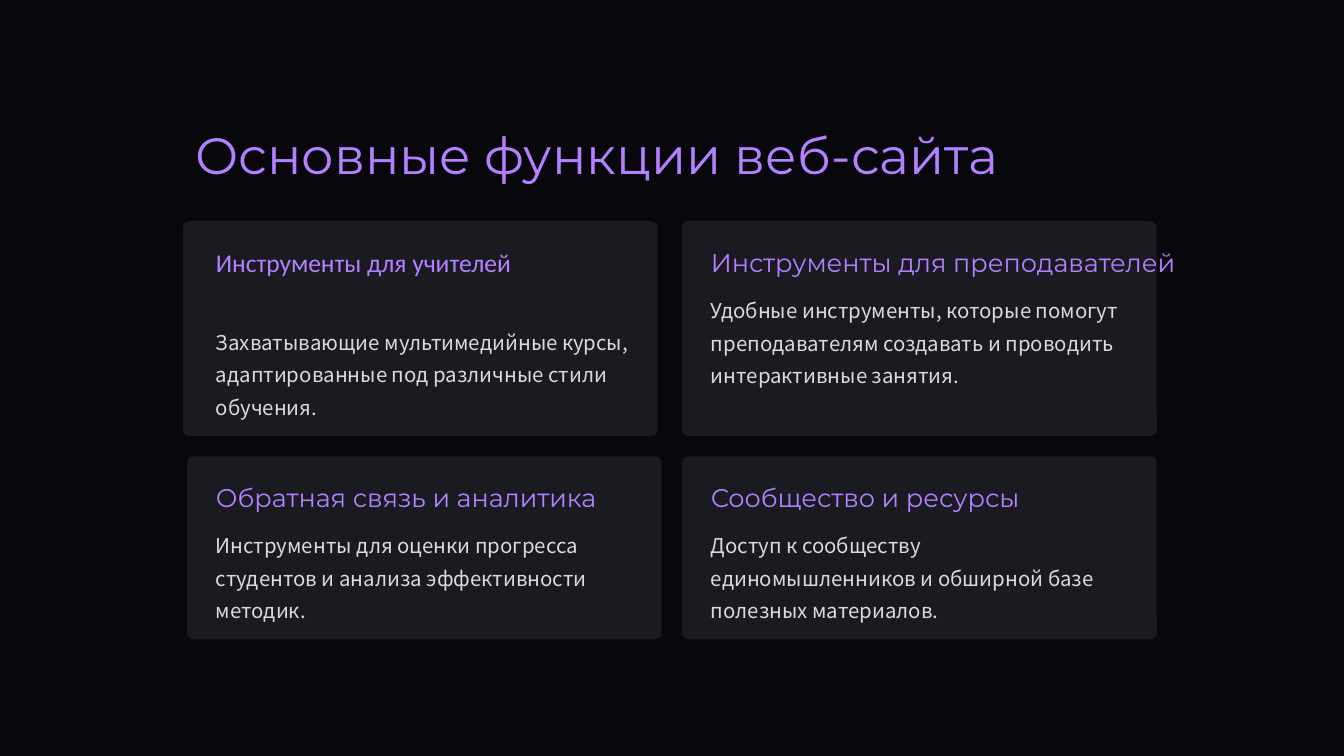
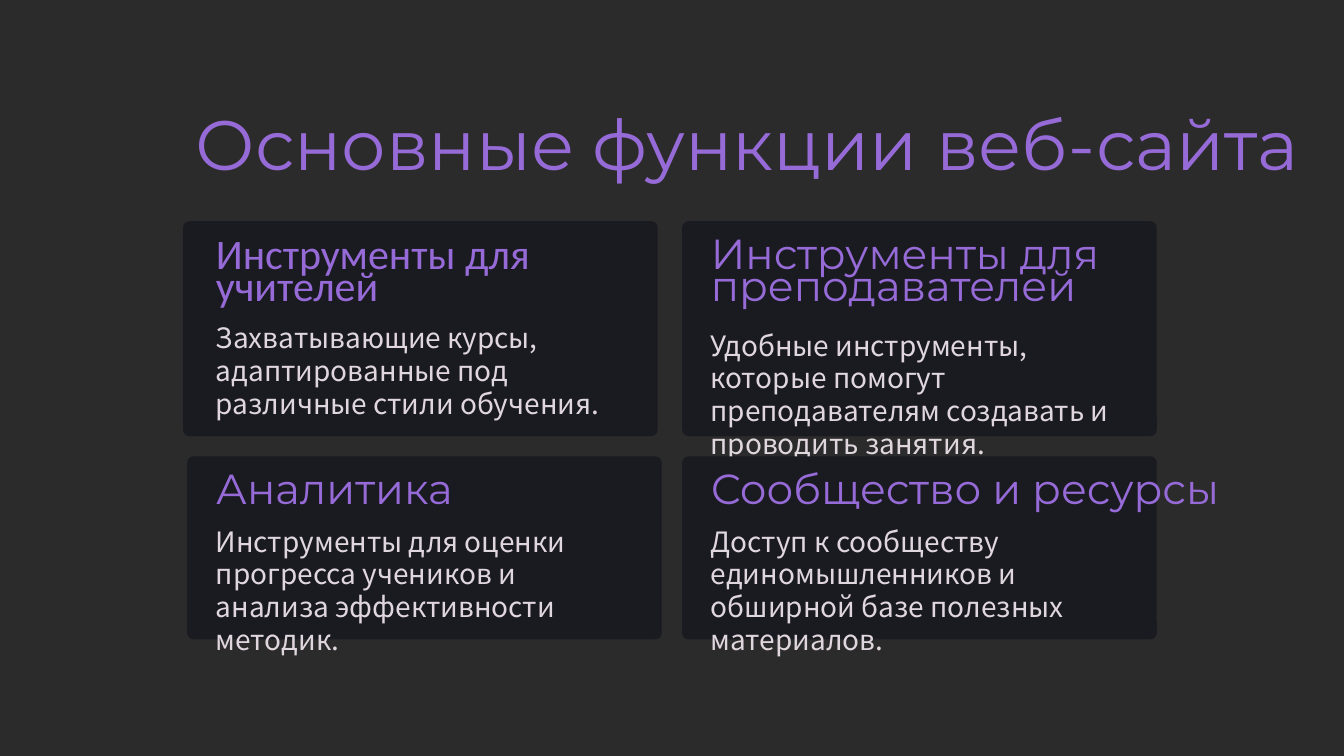
Before and after one commit to sadannieee/ppk, a slide deck: slide 5 of Презентация.pptx. Drawn at 1344x756 pixels with LibreOffice and Linux fonts; fonts in the diff are those of the drawing; background and template pictures are left out; a plain dark background stands for a picture behind light text. Boxes give left, top, right and bottom in pixels: in the first picture for what was removed or moved away, otherwise in the second. Text is boxed around its words. In the diff, an @@ line names an element or a change of style, - is before the commit and + after.

```diff
--- a/Презентация.pptx
+++ b/Презентация.pptx
@@ rectangle removed at (x1=0, y1=0, x2=1344, y2=756) @@
@@ text "Основные функции веб-сайта" at (x1=195, y1=117, x2=1298, y2=184): size 43.7 to 60 pt, text colour #B380FF to #966BD7 @@
@@ text at (x1=711, y1=239, x2=1099, y2=309): text changed; size 21.9 to 36 pt; text colour #B380FF to #966BD7 @@
-Инструменты для преподавателей
+Инструменты для
+преподавателей
@@ text "Инструменты для учителей" at (x1=216, y1=242, x2=530, y2=308): size 21.9 to 36 pt, text colour #B380FF to #966BD7 @@
@@ text at (x1=216, y1=327, x2=599, y2=421): text changed; size 17.5 to 24 pt @@
-Захватывающие мультимедийные курсы, адаптированные под различные стили обучения.
+Захватывающие курсы, адаптированные под различные стили обучения.
@@ text at (x1=710, y1=333, x2=1109, y2=457): text changed; size 17.5 to 24 pt @@
-Удобные инструменты, которые помогут преподавателям создавать и проводить интерактивные занятия.
+Удобные инструменты, которые помогут преподавателям создавать и проводить занятия.
@@ text at (x1=216, y1=474, x2=453, y2=504): text changed; size 21.9 to 36 pt; text colour #B380FF to #966BD7 @@
-Обратная связь и аналитика
+Аналитика
@@ text "Сообщество и ресурсы" at (x1=711, y1=472, x2=1219, y2=513): size 21.9 to 36 pt, text colour #B380FF to #966BD7 @@
@@ text at (x1=216, y1=531, x2=566, y2=656): text changed; size 17.5 to 24 pt @@
-Инструменты для оценки прогресса студентов и анализа эффективности методик.
+Инструменты для оценки прогресса учеников и анализа эффективности методик.
@@ text "Доступ к сообществу единомышленников и ..." at (x1=711, y1=529, x2=1063, y2=657): size 17.5 to 24 pt @@
```
Also in this commit, not shown: 6 other slides changed, 1 slide added.
